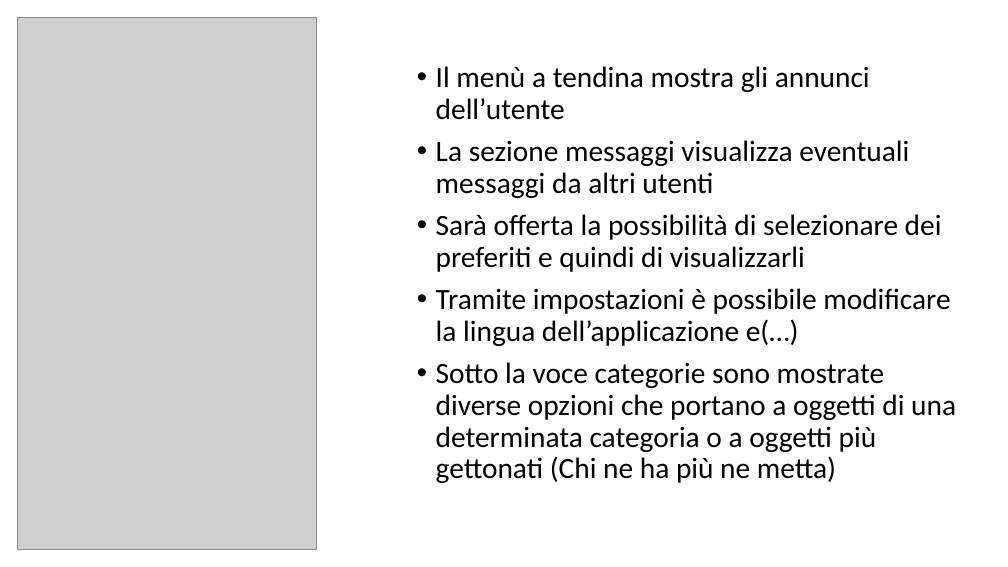
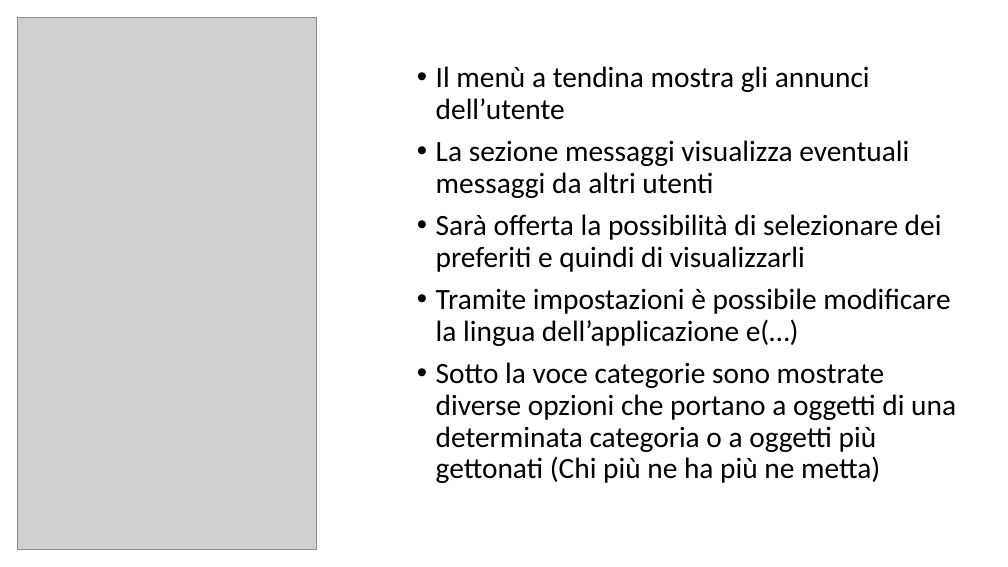
Before and after one commit to Dr-Dd/RentIT, a slide deck: slide 4 of mockup/presentazione.pptx. Drawn at 1008x567 pixels with LibreOffice and Linux fonts; fonts in the diff are those of the drawing; grey boxes stand for pictures. Boxes give left, top, right and bottom in pixels: in the first picture for what was removed or moved away, otherwise in the second. Text is boxed around its words. In the diff, an @@ line names an element or a change of style, - is before the commit and + after.

Commit message:
Aggiustato un piccolo errore di battitura

```diff
--- a/mockup/presentazione.pptx
+++ b/mockup/presentazione.pptx
@@ text at (436, 362, 956, 483): text changed @@
-• Sotto la voce categorie sono mostrate diverse opzioni che portano a oggetti di una determinata categoria o a oggetti più gettonati (Chi ne ha più ne metta)
+• Sotto la voce categorie sono mostrate diverse opzioni che portano a oggetti di una determinata categoria o a oggetti più gettonati (Chi più ne ha più ne metta)
```
